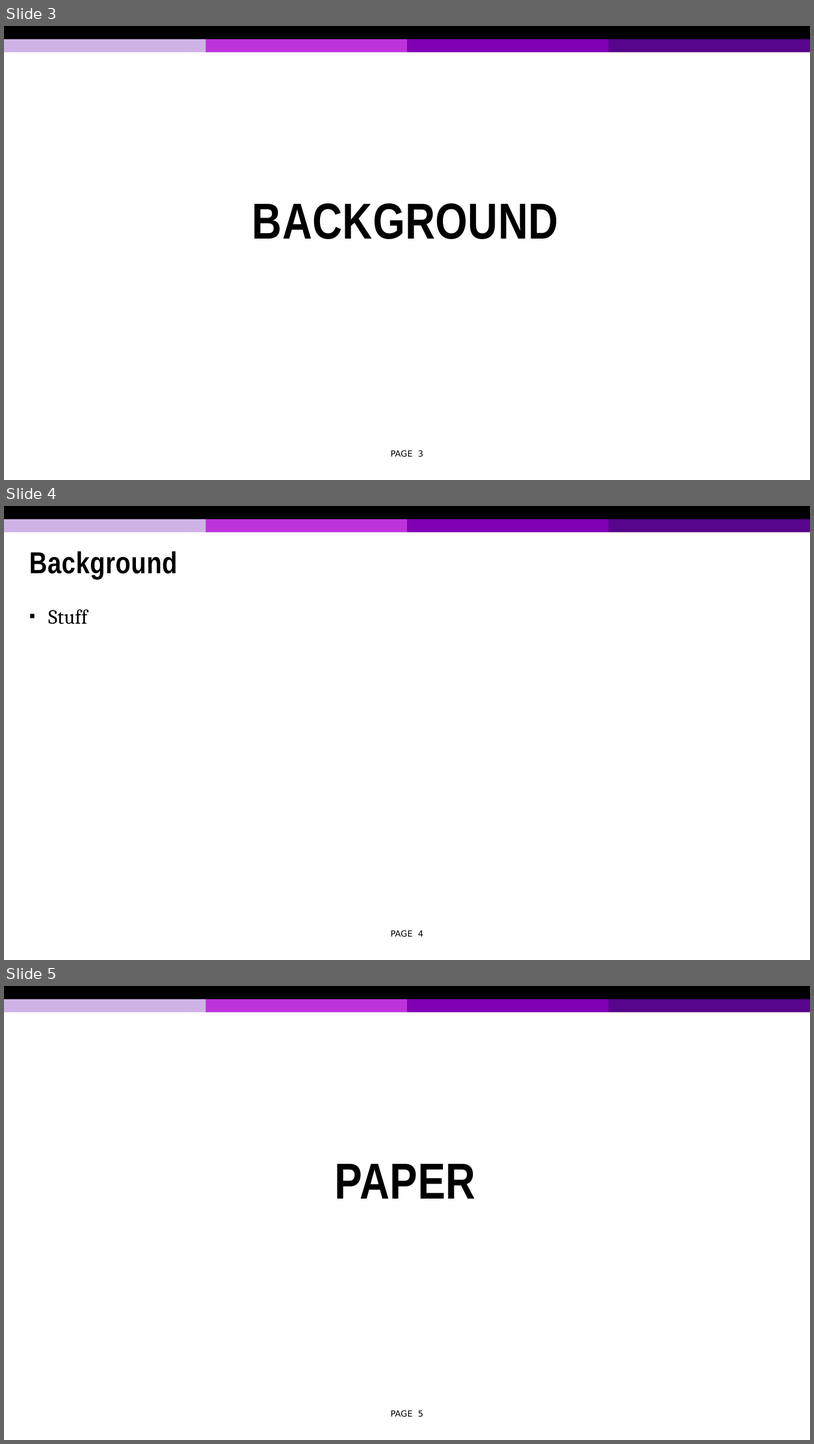
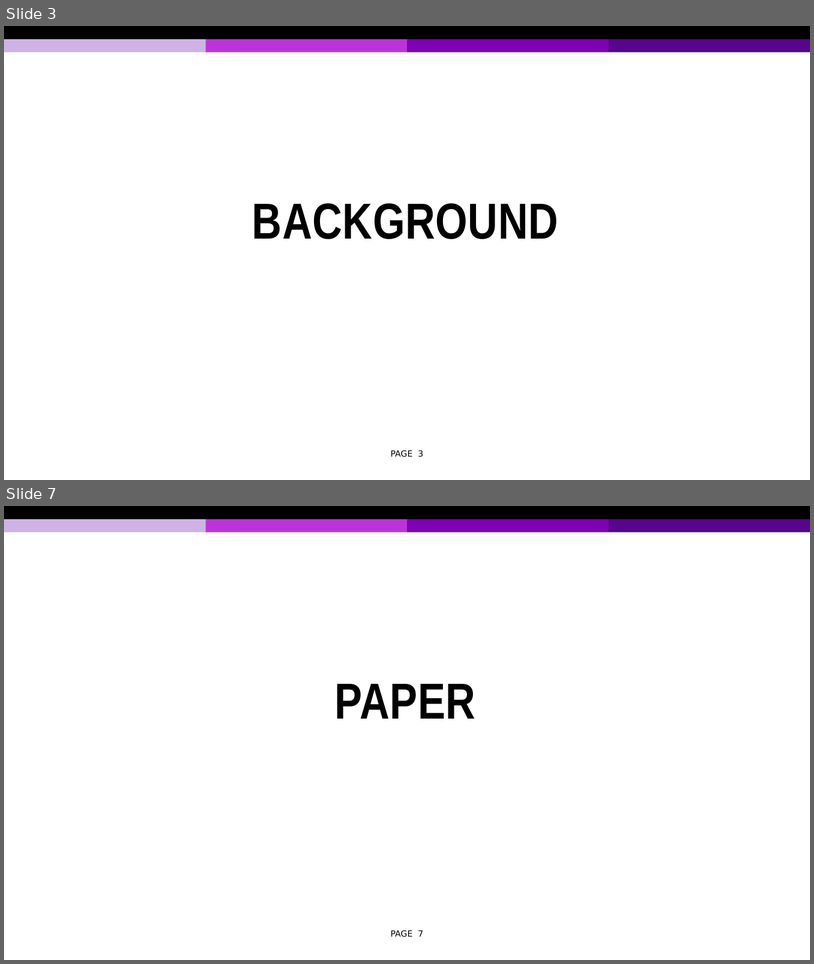
Before and after one commit to tonymin/ECE730, a slide deck: Presentation 2.pptx. Shown one above the other, each under a label of ours: slides 3, 4 and 5 before the commit, slides 3 and 7 after it; the slides between them are not shown. The pictures are 814x1444 and 814x964 pixels, drawn with LibreOffice and Linux fonts; fonts in the diff are those of the drawing; background and template pictures are left out. Boxes give left, top, right and bottom in pixels: in the first picture for what was removed or moved away, otherwise in the second. Text is boxed around its words. In the diff, an @@ line names an element or a change of style, - is before the commit and + after.

Commit message:
add background slides

```diff
--- a/Presentation 2.pptx
+++ b/Presentation 2.pptx
@@ slide 4 removed at box(4, 506, 810, 960), background #FFFFFF; not listed: 5 template elements that a slide beside it also shows @@
@@ title removed at box(29, 551, 177, 579) @@
-Background
@@ text removed at box(48, 609, 87, 624) @@
-▪ Stuff
@@ page number removed at box(391, 930, 423, 937) @@
-PAGE 4
@@ what was slide 5 is now slide 7 @@
@@ page number at box(391, 930, 423, 937): text changed @@
-PAGE 5
+PAGE 7
```
Also in this commit, not shown: 1 slide changed, 5 slides added, 1 other file.
